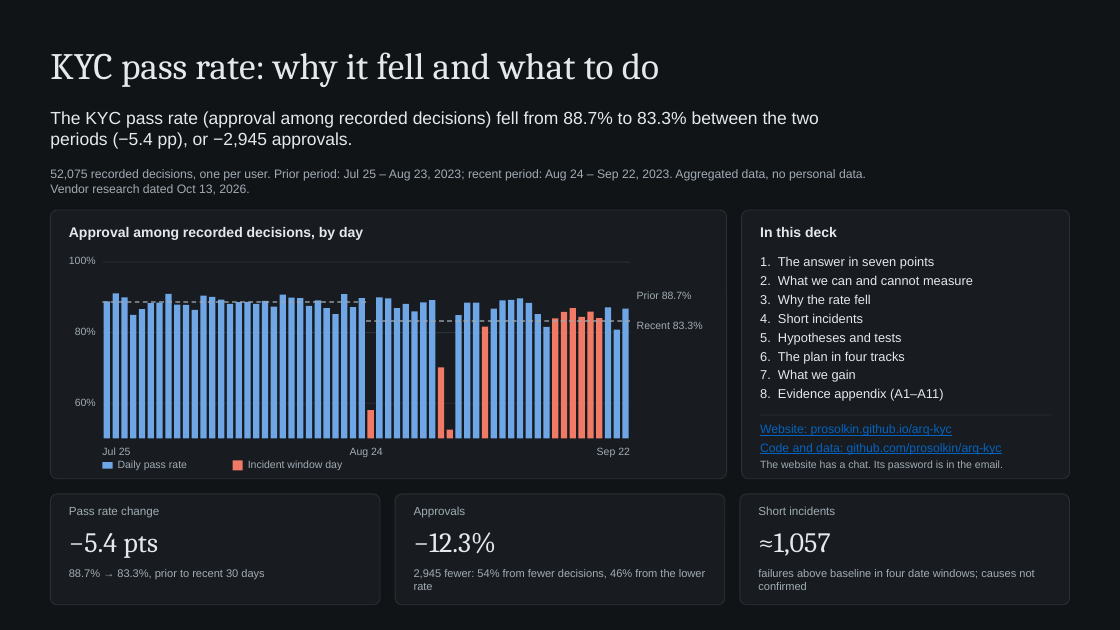
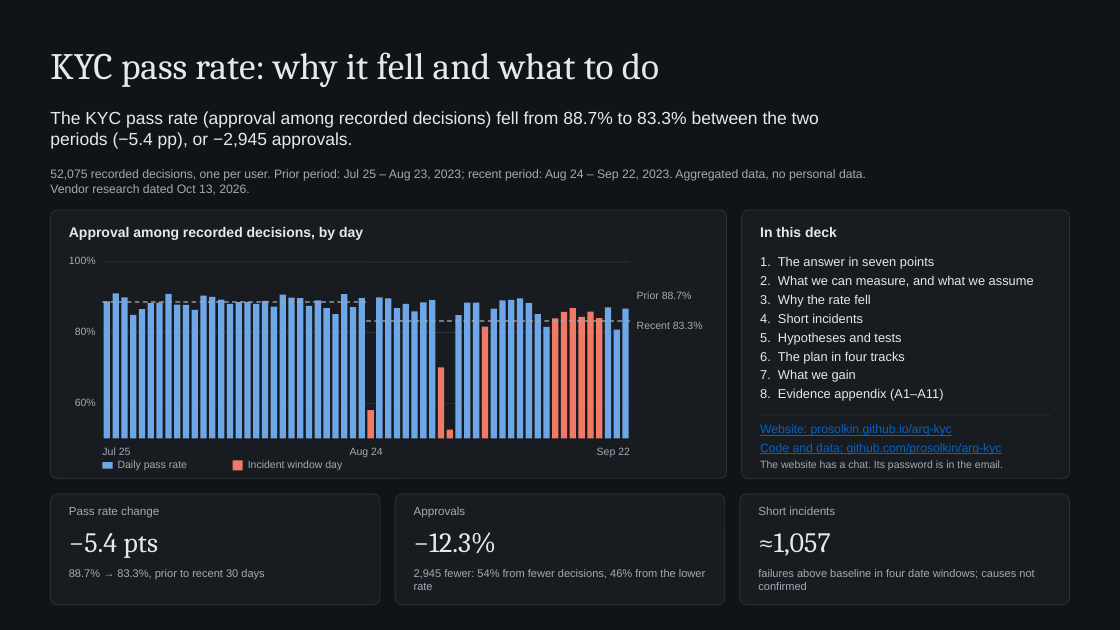
Before and after one commit to prosolkin/arq-kyc, a slide deck: slide 1 of analysis/export/kyc-approval-deck.pptx. Drawn at 1120x630 pixels with LibreOffice and Linux fonts; fonts in the diff are those of the drawing. Boxes give left, top, right and bottom in pixels: in the first picture for what was removed or moved away, otherwise in the second. Text is boxed around its words. In the diff, an @@ line names an element or a change of style, - is before the commit and + after.

```diff
--- a/analysis/export/kyc-approval-deck.pptx
+++ b/analysis/export/kyc-approval-deck.pptx
@@ text at (760,275,1034,287): text changed @@
-2. What we can and cannot measure
+2. What we can measure, and what we assume
```
Also in this commit, not shown: 1 other slide changed, 1 slide added, 15 other files.
